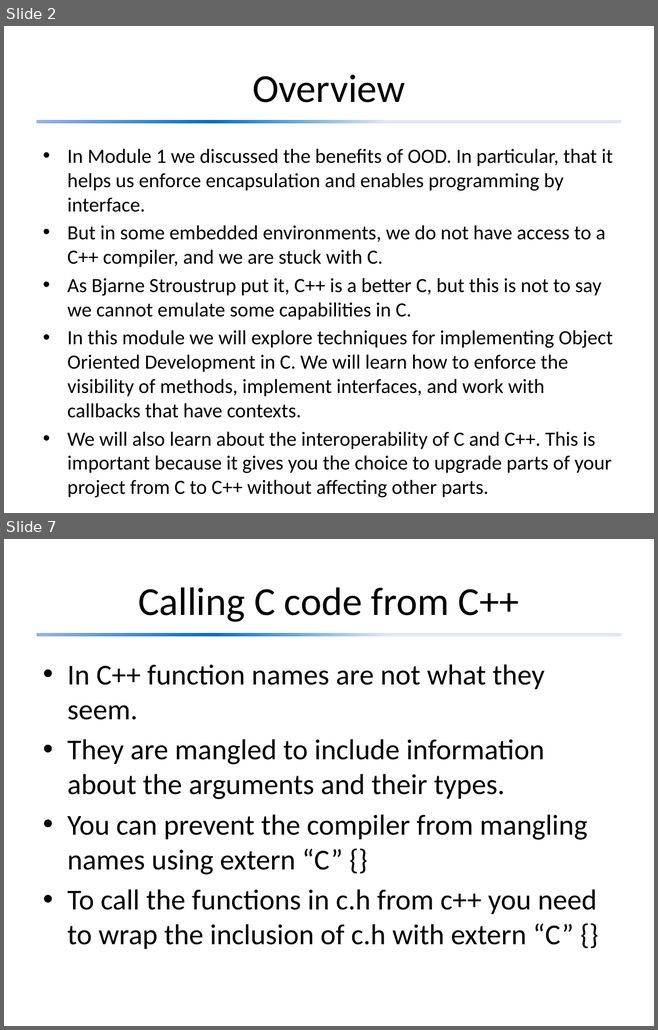
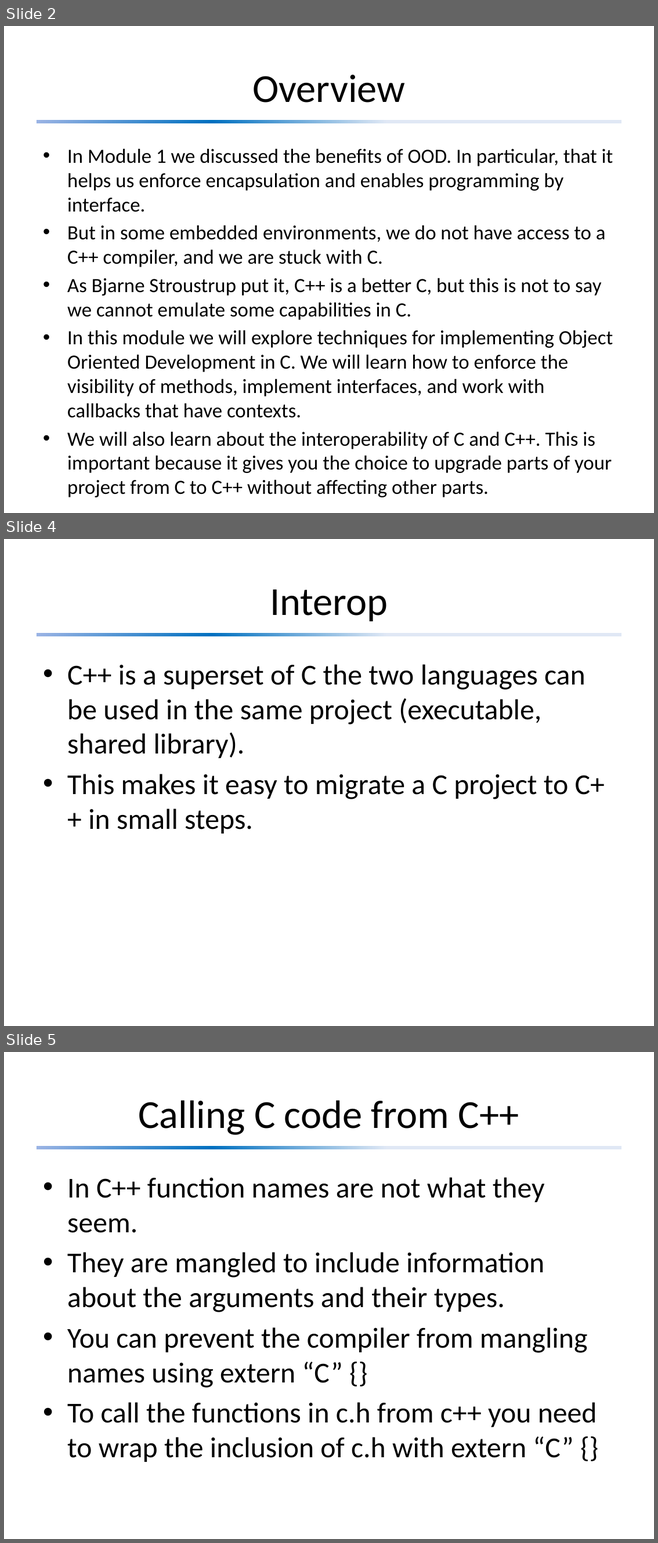
Before and after one commit to david-sackstein/solid-c-cpp, a slide deck: Module 5 - Object Oriented Design and C.pptx. Shown one above the other, each under a label of ours: slides 2 and 7 before the commit, slides 2, 4 and 5 after it; the slides between them are not shown. The pictures are 658x1030 and 658x1543 pixels, drawn with LibreOffice and Linux fonts; fonts in the diff are those of the drawing. Boxes give left, top, right and bottom in pixels: in the first picture for what was removed or moved away, otherwise in the second. Text is boxed around its words. In the diff, an @@ line names an element or a change of style, - is before the commit and + after.

```diff
--- a/Module 5 - Object Oriented Design and C.pptx
+++ b/Module 5 - Object Oriented Design and C.pptx
@@ slide 4 added at (4, 539, 654, 1026), background #FFFFFF; not listed: 1 template element that a slide beside it also shows @@
@@ title added at (270, 589, 388, 621), 44 pt, text #000000 @@
+Interop
@@ text added at (67, 664, 604, 834), 32 pt, text #000000 @@
+• C++ is a superset of C the two languages can be used in the same project (executable, shared library).
+• This makes it easy to migrate a C project to C++ in small steps.
@@ what was slide 7 is now slide 5 @@
```
Also in this commit, not shown: 3 slides changed, 5 other slides added, 2 slides removed.
